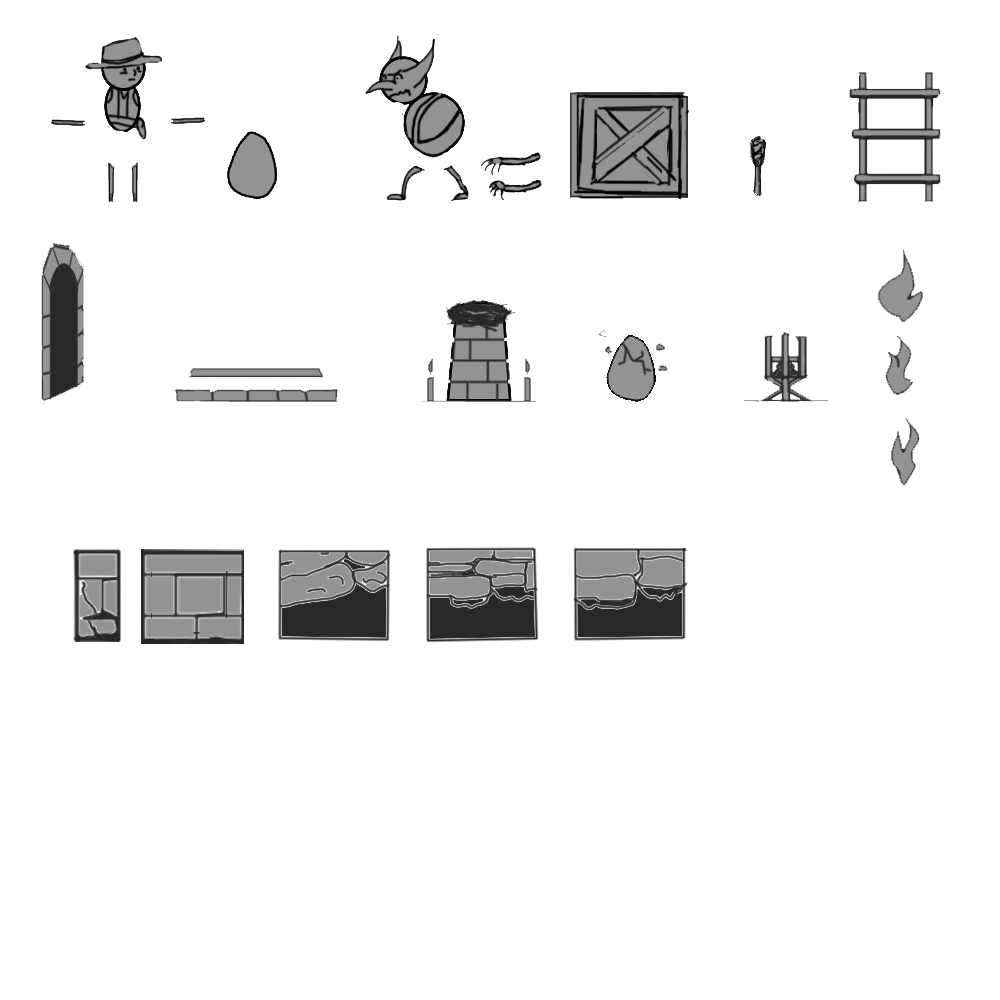
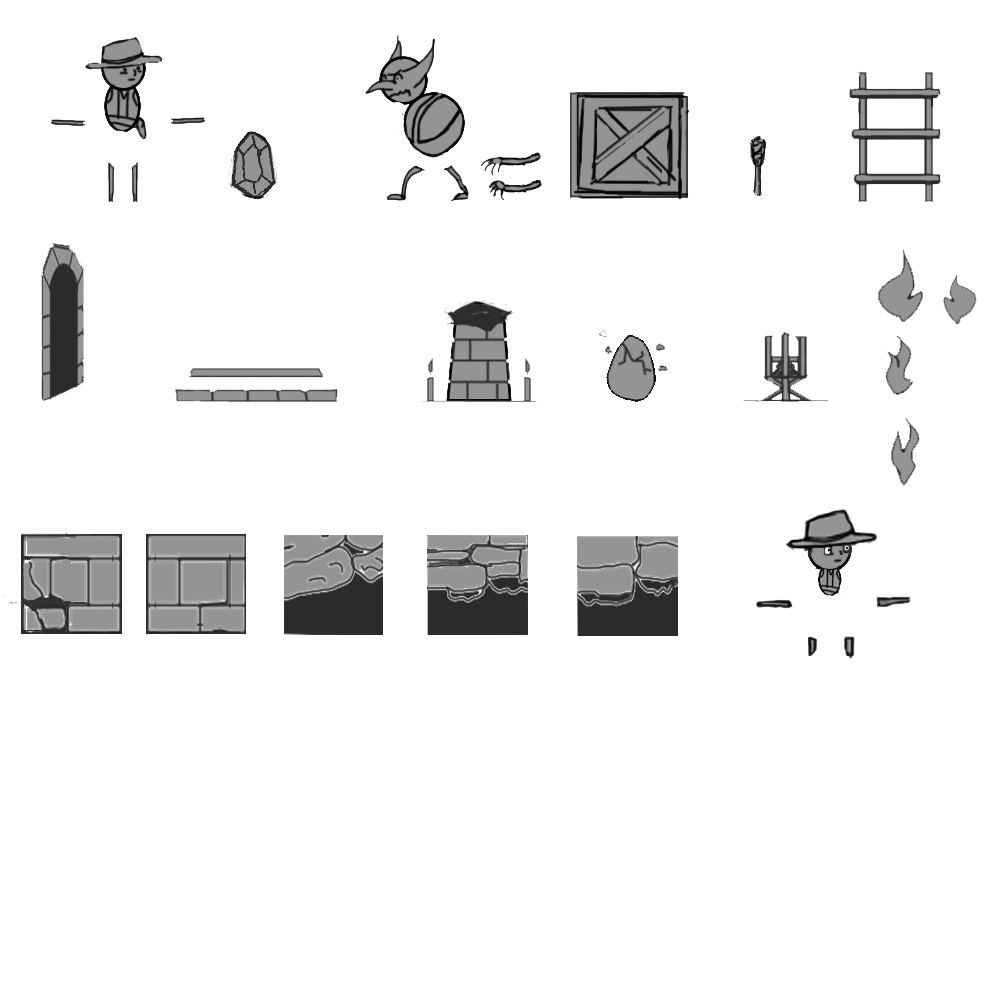
Comparing the layer stacks of the two 1000px x 1000px images. Changes:
removed layer "Layer 0" over (41, 38, 940, 644)
added layer "Layer 4" above "Layer 2" over (3, 38, 977, 659)
